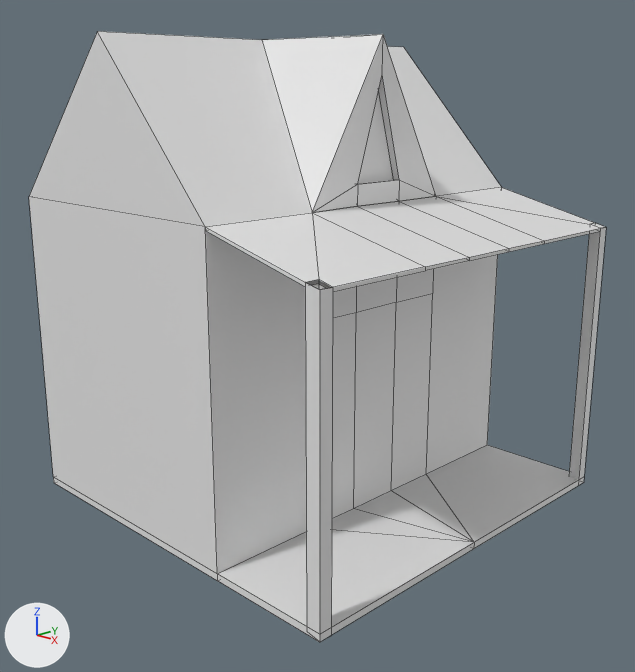
Before and after pictures for a commit that changed the Blender file .blend/wood-house.blend.
Before and after are seen from a camera (50 mm lens) standing at (3.052, -3.067, 1.999) and looking at (0.054, -0.064, 0.818). Every picture has the same lights, and +X, +Y and +Z are marked at lower left. Mesh edges are drawn as thin lines.
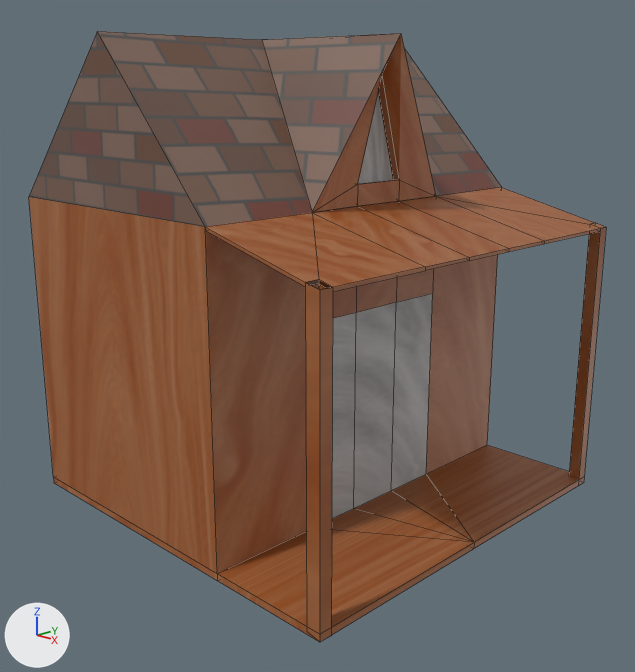
The change, as a diff of the scene's bpy script:
```diff
--- a/.blend/wood-house.blend.py
+++ b/.blend/wood-house.blend.py
@@ img_housewoods_png @@
+img_housewoods_png = load_image('HouseWoods.png', '../Senior-Project/Assets/Materials/Material Images/HouseWoods.png', 1200, 2400, 'sRGB')
@@ mat_material @@
 mat_material = principled_material('Material')
-mat_material.base_color = (0.8, 0.8, 0.8)  # white #e7e7e7
+mat_material.texture = img_housewoods_png
@@ me_cube @@
 me_cube.from_pydata(...)  # 109 vertices, 118 faces; spans x -1.0..1.0, y -1.0..1.0, z -1.0..129.5
 # used by ob_cube; location = (0.0, 0.0, 0.0); scale = (1.0, 1.0, 0.0173)
-me_cube.vertices[37].co = (0.4, 0.0, 129.5)  # pixel (383, 34)
+# me_cube part 1
+me_cube.vertices[37].co = (0.5, 0.0, 129.5)  # pixel (401, 33)
+# me_cube part 2: texture (UV) coordinates of 118 of 118 faces, centred in x -1.0..1.0, y -1.0..1.0, z -1.0..129.5, changed; they spanned u 0.0..0.88, v 0.0..1.0 and now span u 0.02..0.99, v 0.03..0.99
 me_cube.materials.append(mat_material)
```

Changed parts and their boxes (x1, y1, x2, y2) in the pictures (635 x 672 px; the box of a moved part takes in the faces that stretch with it):
'Cube', surface changed, reshaped (grey to brown)
    both: (29, 31, 606, 642)
part 1 of me_cube, moved or reshaped
    before: (262, 34, 436, 212)
    after: (262, 33, 436, 212)
part 2 of me_cube, surface changed (grey to brown)
    both: (29, 31, 606, 642)
